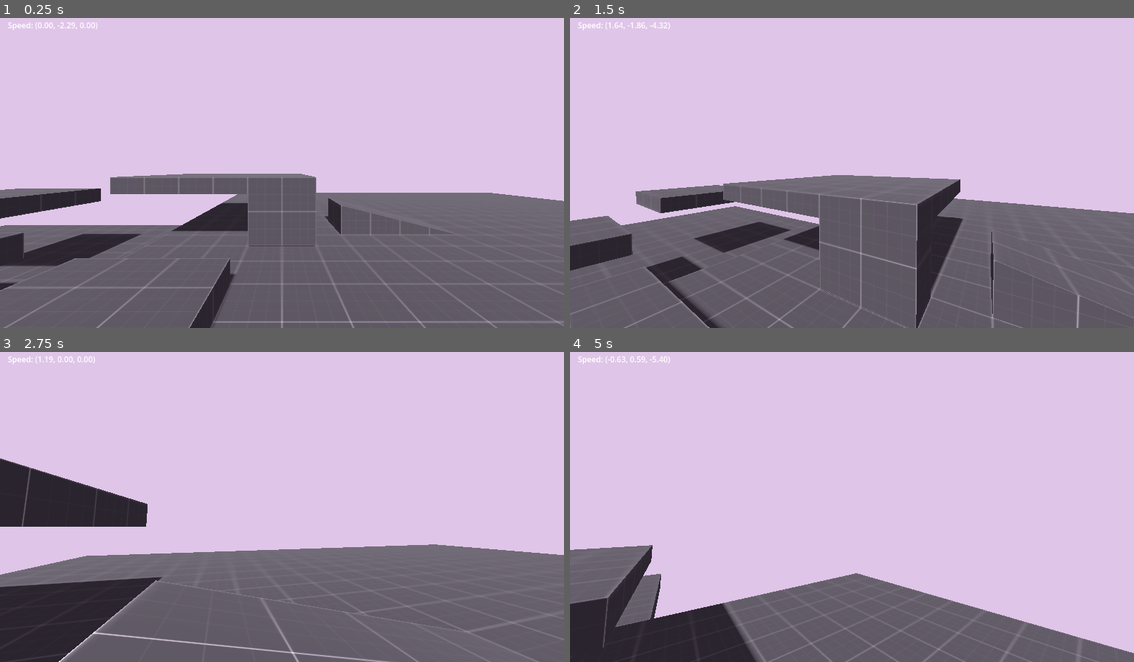
Above: before the commit, frames 1-4 (two rows, left to right).
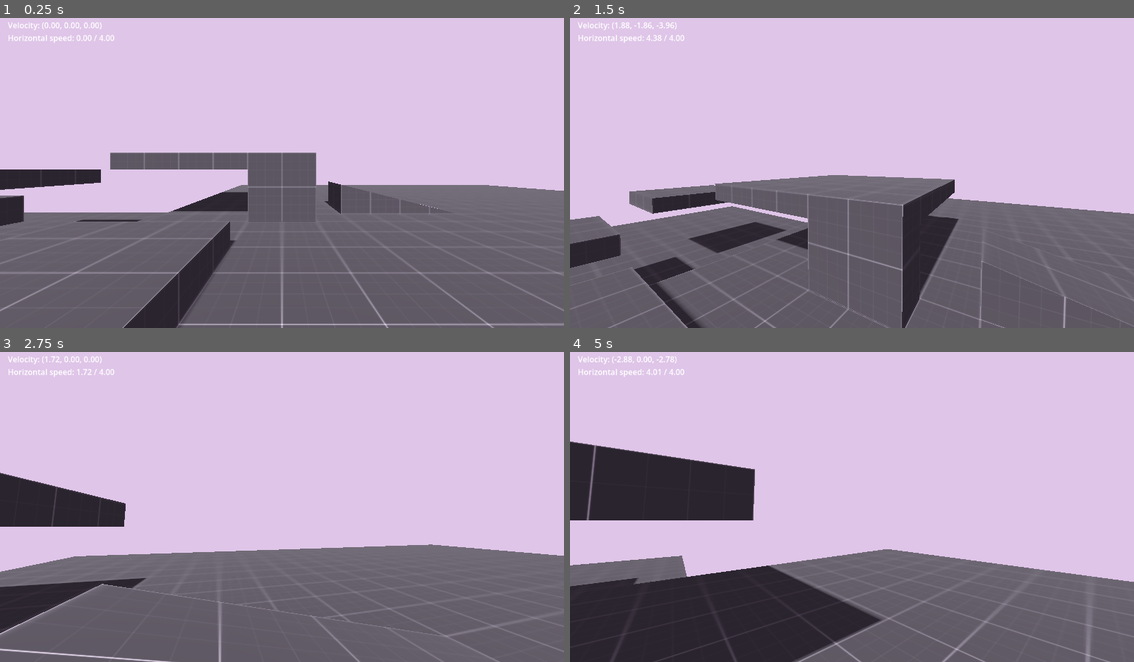
Above: after the commit, the same moments.

Repository: Falkimore/first-person-quake-movement
Game: Godot game, scene res://main.tscn
Same seed, same stepped clock (60 frames per second), same inputs: the game is played once before the commit and once after it.
Inputs (mouse positions are in pixels of both pictures, inside the frame that each line leads up to):
- Up to frame 1 (0.25 s): no input
- Up to frame 2 (1.5 s): tap Enter at 0.5 s; move the mouse to (880, 169) at 0.52 s; hold W (move_forward) from 0.53 s (still down); tap Space (jump) at 0.77 s; move the mouse to (823, 169) at 1.27 s
- Up to frame 3 (2.75 s): keep holding W (move_forward); tap Space (jump) at 1.52 s; move the mouse to (293, 497) at 2.02 s
- Up to frame 4 (5 s): keep holding W (move_forward); move the mouse to (846, 510) at 2.77 s; tap Space (jump) at 3.02, 3.77, 4.52 s; move the mouse to (891, 507) at 3.52 s; move the mouse to (806, 500) at 4.27 s

The runs differ from the first frame. In frame 1, 16% of the frame differs, in the area x 0-100%, y 1-100%; in frame 2, 5.8%; in frame 3, 5.9%; in frame 4, 25%.

Commit message:
be like quake

Diff:
--- a/main.tscn
+++ b/main.tscn
@@ -14,7 +14,6 @@
 shadow_enabled = true
 
 [node name="Player" parent="." unique_id=84106579 instance=ExtResource("1_ig7tw")]
-transform = Transform3D(1, 0, 0, 0, 1, 0, 0, 0, 1, 0, 1, 0)
 
 [node name="Level" type="CSGCombiner3D" parent="." unique_id=1331697069]
 use_collision = true
--- a/player/hud/player_hud.gd
+++ b/player/hud/player_hud.gd
@@ -11,5 +11,7 @@
 
 func _get_debug_text() -> String:
 	var vel := player.velocity
+	var horiz_speed := sqrt(vel.x * vel.x + vel.z * vel.z)
 
-	return "Speed: (%.2f, %.2f, %.2f)\n" % [vel.x, vel.y, vel.z]
+	return "Velocity: (%.2f, %.2f, %.2f)\n" % [vel.x, vel.y, vel.z] \
+			+ "Horizontal speed: %.2f / %.2f" % [horiz_speed, player.max_speed]
--- a/player/player.gd
+++ b/player/player.gd
@@ -5,9 +5,9 @@
 signal landed(last_velocity: Vector3)
 
 @export var max_speed := 4.0
-@export var ground_accel := 24.0
-@export var ground_friction := 5.0
-@export var air_accel := 6.0
+@export var ground_accel := 40.0
+@export var ground_friction := 6.0
+@export var air_accel := 4.0
 @export var jump_force := 5.0
 @export var cam_sensitivity := 0.01
 
@@ -83,6 +83,19 @@
 	velocity += accel_dir * accel_vel
 
 
+func _quake_accelerate(delta: float, wish_dir: Vector3, wish_speed: float, accel: float) -> void:
+	var current_speed := velocity.dot(wish_dir)
+	var add_speed := wish_speed - current_speed
+	if add_speed <= 0.0:
+		return
+
+	var accel_speed := accel * delta
+	if accel_speed > add_speed:
+		accel_speed = add_speed
+
+	velocity += accel_speed * wish_dir
+
+
 func _ground_movement(delta: float, move_dir: Vector3) -> void:
 	var speed := velocity.length()
 
@@ -90,8 +103,8 @@
 		var drop := speed * ground_friction * delta
 		velocity *= maxf(speed - drop, 0.0) / speed
 
-	_accelerate(delta, move_dir, ground_accel)
+	_quake_accelerate(delta, move_dir, max_speed, ground_accel)
 
 
 func _air_movement(delta: float, move_dir: Vector3) -> void:
-	_accelerate(delta, move_dir, air_accel)
+	_quake_accelerate(delta, move_dir, max_speed, air_accel)
Not shown: 1 places in prototype.tres that only renumber resources
